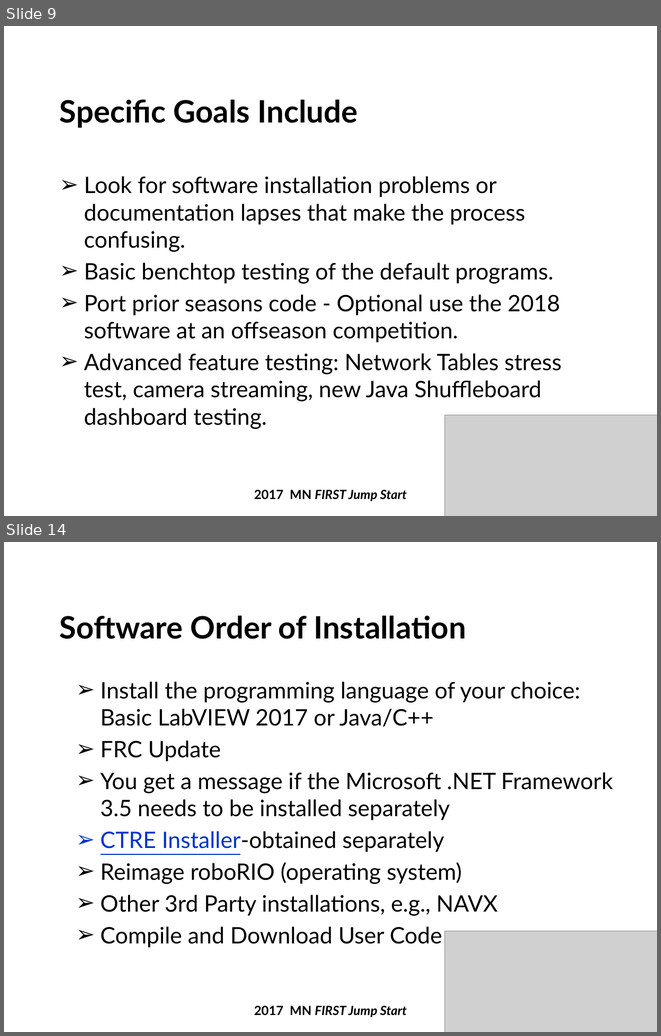
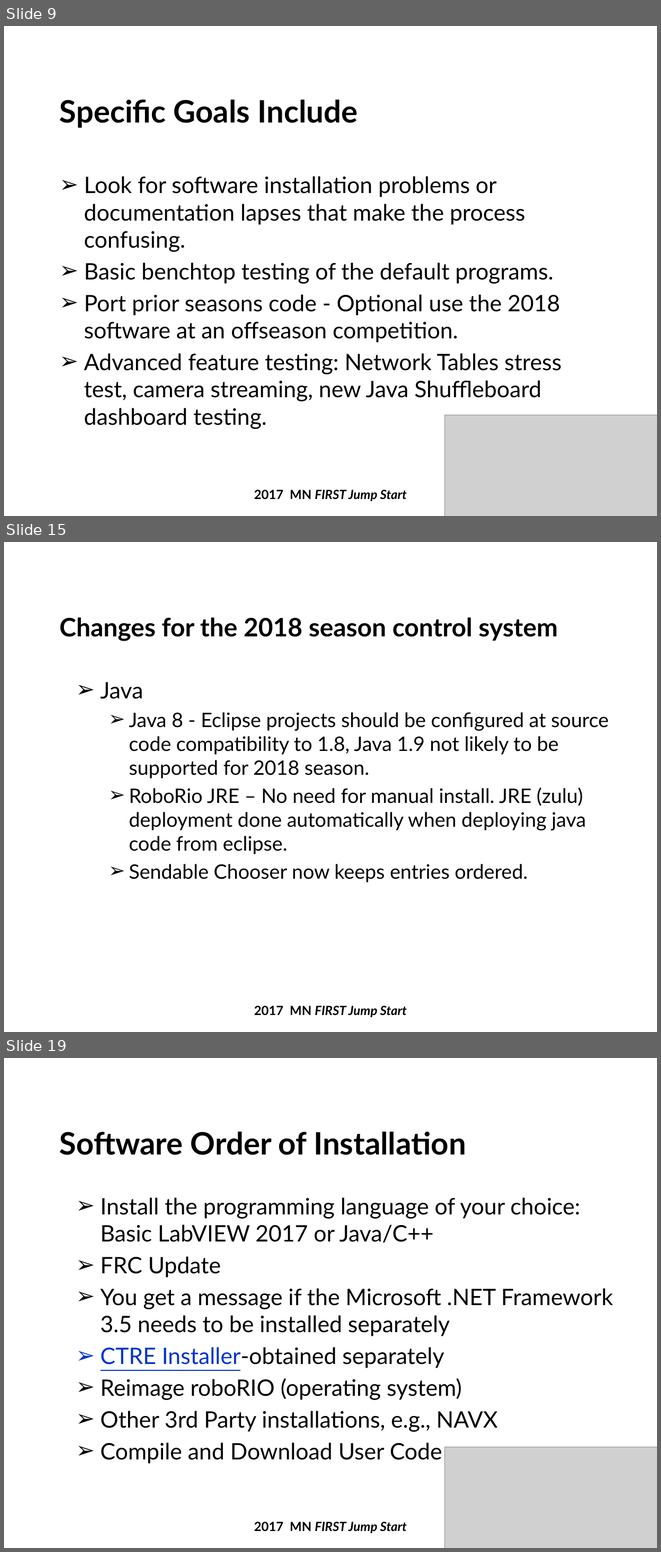
Before and after one commit to firstmncsa/csa_resources, a slide deck: 2018 Beta Testing JumpStart_Rev2.pptx. Shown one above the other, each under a label of ours: slides 9 and 14 before the commit, slides 9, 15 and 19 after it; the slides between them are not shown. The pictures are 661x1036 and 661x1552 pixels, drawn with LibreOffice and Linux fonts; fonts in the diff are those of the drawing; grey boxes stand for pictures; background and template pictures are left out. Boxes give left, top, right and bottom in pixels: in the first picture for what was removed or moved away, otherwise in the second. Text is boxed around its words. In the diff, an @@ line names an element or a change of style, - is before the commit and + after.

```diff
--- a/2018 Beta Testing JumpStart_Rev2.pptx
+++ b/2018 Beta Testing JumpStart_Rev2.pptx
@@ slide 15 added at <box>4,542,657,1032</box>, background #FFFFFF @@
@@ title added at <box>60,617,558,641</box>, 28 pt, text #000000, bold @@
+Changes for the 2018 season control system
@@ text added at <box>100,682,609,882</box>, 22 pt, text #000000 @@
+➢ Java
+  ➢ Java 8 - Eclipse projects should be configured at source code compatibility to 1.8, Java 1.9 not likely to be supported for 2018 season.
+  ➢ RoboRio JRE – No need for manual install. JRE (zulu) deployment done automatically when deploying java code from eclipse.
+  ➢ Sendable Chooser now keeps entries ordered.
@@ text added at <box>254,1005,407,1017</box>, 14 pt, text #000000, bold, italic @@
+2017 MN FIRST Jump Start
@@ what was slide 14 is now slide 19 @@
```
Also in this commit, not shown: 6 slides changed, 4 other slides added.
